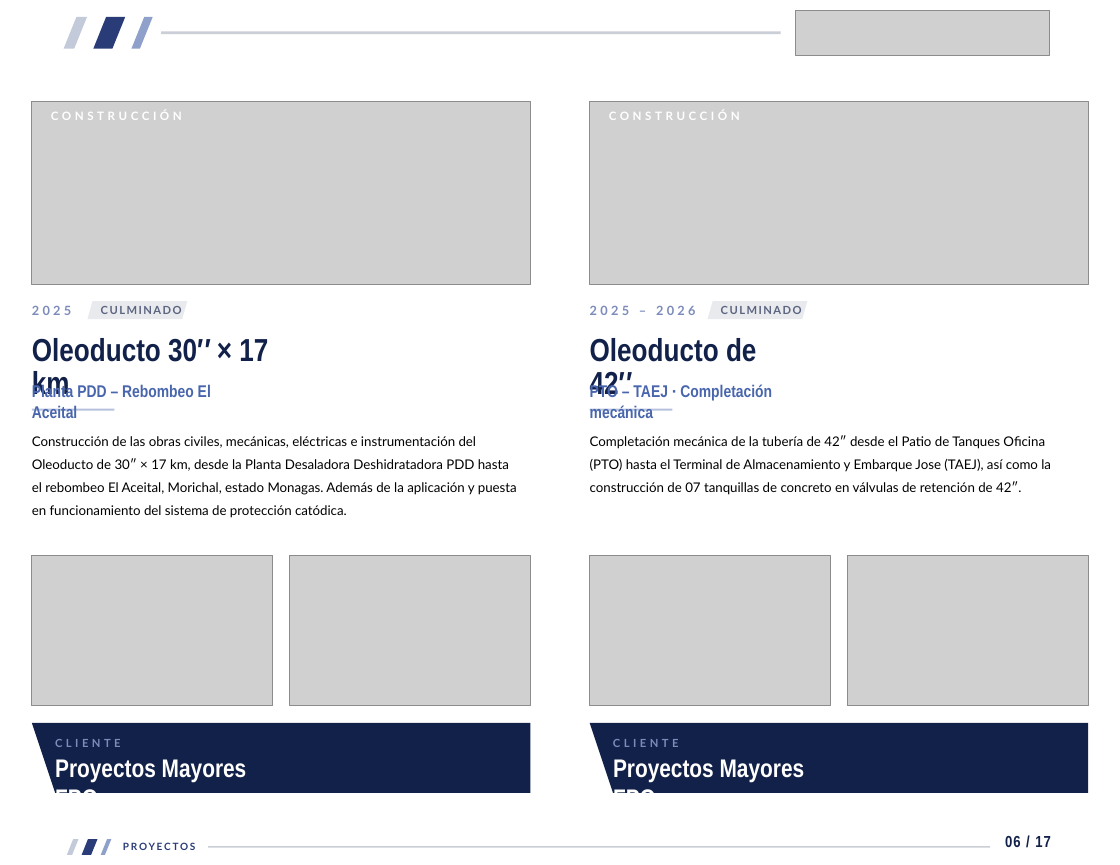
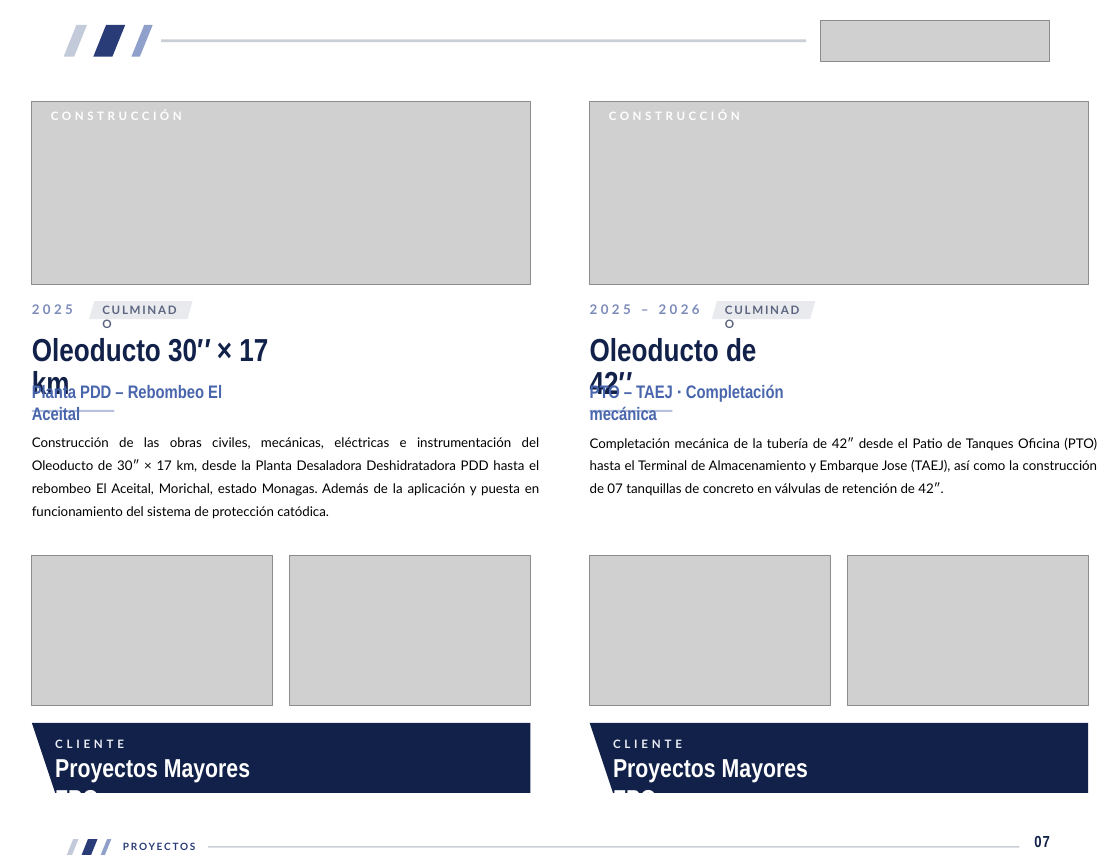
Before and after one commit to xavier-ramirez/brochure, a slide deck: slide 8 of Brochure_Vidalsa27_Carta.pptx (slide 7 before the commit). Drawn at 1120x865 pixels with LibreOffice and Linux fonts; fonts in the diff are those of the drawing; grey boxes stand for pictures; background and template pictures are left out. Boxes give left, top, right and bottom in pixels: in the first picture for what was removed or moved away, otherwise in the second. Text is boxed around its words. In the diff, an @@ line names an element or a change of style, - is before the commit and + after.

```diff
--- a/Brochure_Vidalsa27_Carta.pptx
+++ b/Brochure_Vidalsa27_Carta.pptx
@@ 3 freeform shapes: place and size @@
-3 freeform shapes at [63,17,153,49]
+3 freeform shapes at [63,24,153,56]
@@ picture: place and size @@
-picture at [795,10,1050,56]
+picture at [821,20,1050,61]
@@ rectangle: place and size @@
-rectangle at [161,32,780,35]
+rectangle at [161,40,805,43]
@@ text "2025" at [32,304,73,314]: size 9 to 9.4 pt, letter spacing 2.3 to 2.4 pt; line spacing 10.8pt to 11.2pt @@
@@ freeform shape: place and size @@
-freeform shape at [88,301,187,320]
+freeform shape at [90,301,193,320]
@@ text "CULMINADO" at [103,303,188,318]: size 7.9 to 8.2 pt, letter spacing 1.1 to 1.2 pt; line spacing 9.4pt to 9.9pt @@
@@ text "2025 – 2026" at [590,304,700,314]: size 9 to 9.4 pt, letter spacing 2.3 to 2.4 pt; line spacing 10.8pt to 11.2pt @@
@@ freeform shape: place and size @@
-freeform shape at [708,301,807,320]
+freeform shape at [712,301,816,320]
@@ text "CULMINADO" at [725,303,810,318]: size 7.9 to 8.2 pt, letter spacing 1.1 to 1.2 pt; line spacing 9.4pt to 9.9pt @@
@@ text "Planta PDD – Rebombeo El ..." at [32,385,222,420]: size 12 to 12.8 pt; line spacing 14.6pt to 15.6pt @@
@@ text "PTO – TAEJ · Completación ..." at [590,384,784,420]: size 12 to 12.8 pt; line spacing 14.6pt to 15.6pt @@
@@ text "Construcción de las obras civiles, ..." at [32,437,540,519]: alignment left to justified @@
@@ text "Completación mecánica de la tubería ..." at [590,437,1097,496]: alignment left to justified @@
@@ text "CLIENTE" at [55,739,124,748]: size 7.9 to 8.2 pt, text colour #7C8BBA to #EBEEF6, letter spacing 2.5 to 2.6 pt; line spacing 9.4pt to 9.9pt @@
@@ text "CLIENTE" at [613,739,682,748]: size 7.9 to 8.2 pt, text colour #7C8BBA to #EBEEF6, letter spacing 2.5 to 2.6 pt; line spacing 9.4pt to 9.9pt @@
@@ text "Proyectos Mayores FPO" at [55,759,250,793]: size 18 to 18.4 pt; line spacing 21.6pt to 22pt @@
@@ text "Proyectos Mayores FPO" at [613,759,808,793]: size 18 to 18.4 pt; line spacing 21.6pt to 22pt @@
@@ text at [1034,836,1049,847]: text changed @@
-06 / 17
+07
@@ rectangle: place and size @@
-rectangle at [208,847,990,849]
+rectangle at [208,847,1019,849]
```
Also in this commit, not shown: 18 other slides changed, 1 slide added, 10 other files.
